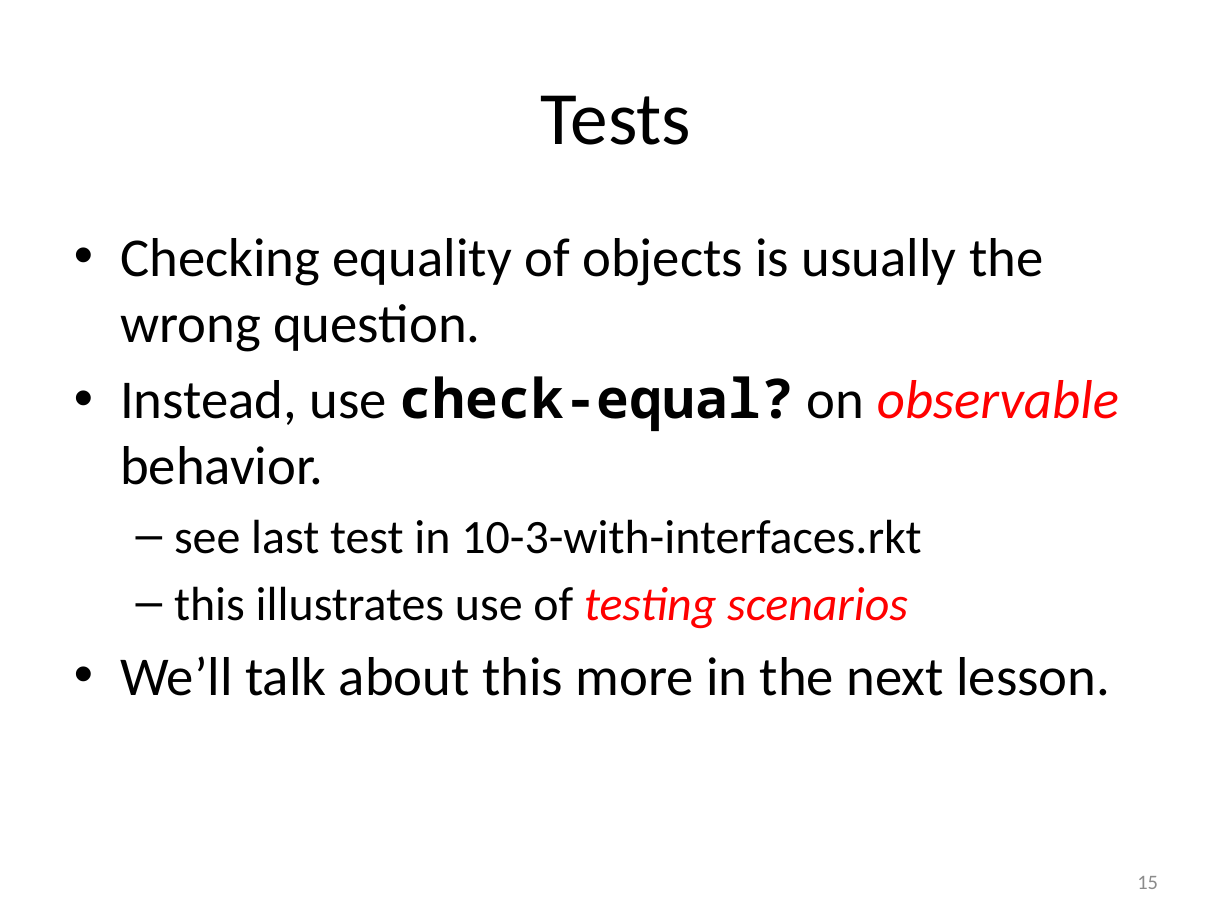
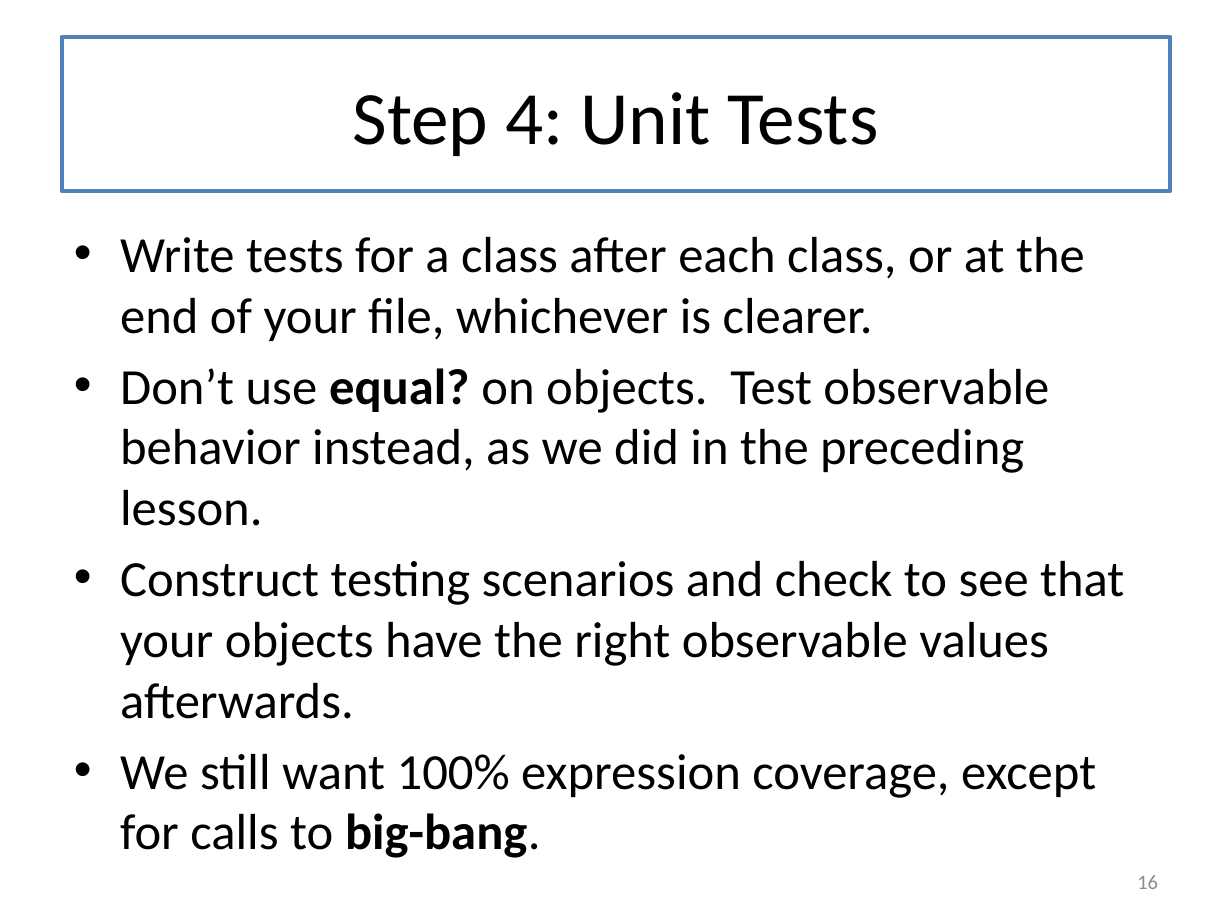
Before and after one commit to mwand/cs5010f16, a slide deck: slide 16 of Slides/Lesson 9.5 The Design Recipe Using Classes.pptx (slide 15 before the commit). Drawn at 1232x924 pixels with LibreOffice and Linux fonts; fonts in the diff are those of the drawing. Boxes give left, top, right and bottom in pixels: in the first picture for what was removed or moved away, otherwise in the second. Text is boxed around its words. In the diff, an @@ line names an element or a change of style, - is before the commit and + after.

Commit message:
fixed typo in gp08-3, updating slides for Modules 8-9

```diff
--- a/Slides/Lesson 9.5 The Design Recipe Using Classes.pptx
+++ b/Slides/Lesson 9.5 The Design Recipe Using Classes.pptx
@@ title "Step 4: Unit Tests": place and size @@
-title "Step 4: Unit Tests" at <box>541,95,692,145</box>
+title "Step 4: Unit Tests" at <box>62,37,1170,191</box>
@@ title "Step 4: Unit Tests" at <box>62,37,1170,191</box>: fill none to #FFFFFF; outline none to #4F81BD 2.25 pt @@
@@ title at <box>353,92,879,156</box>: text changed @@
-Tests
+Step 4: Unit Tests
@@ text at <box>120,237,1124,798</box>: text changed; size 32 to 29.6 pt @@
-• Checking equality of objects is usually the wrong question.
-• Instead, use check-equal? on observable behavior.
-  – see last test in 10-3-with-interfaces.rkt
-  – this illustrates use of testing scenarios
-• We’ll talk about this more in the next lesson.
+• Write tests for a class after each class, or at the end of your file, whichever is clearer.
+• Don’t use equal? on objects. Test observable behavior instead, as we did in the preceding lesson.
+• Construct testing scenarios and check to see that your objects have the right observable values afterwards.
+• We still want 100% expression coverage, except for calls to big-bang.
@@ page number at <box>1137,875,1158,889</box>: text changed @@
-15
+16
```
Also in this commit, not shown: 20 other slides changed, 5 slides added, 6 slides removed, 10 other files.
